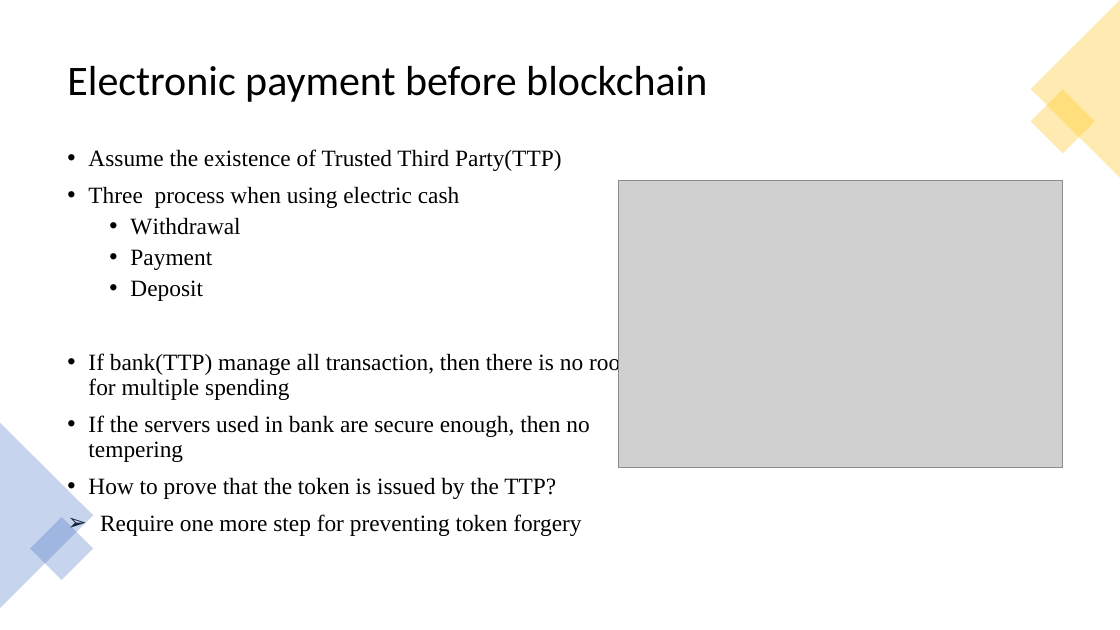
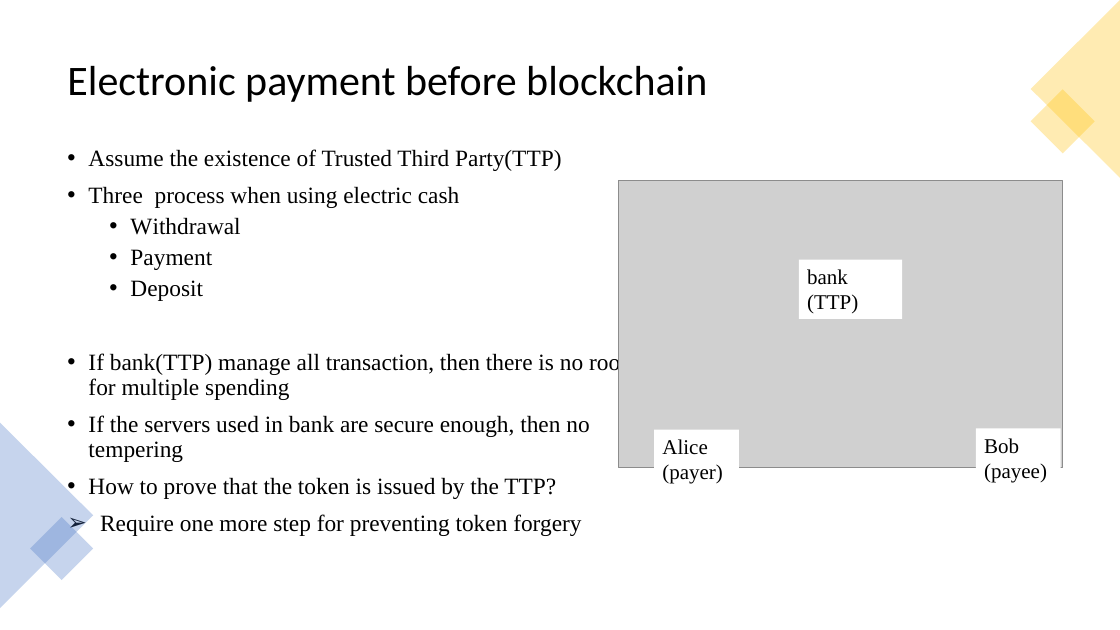
Before and after one commit to hikasenworkspace/stock_study, a slide deck: slide 6 of blockchain/bitcoin.pptx (slide 3 before the commit). Drawn at 1120x630 pixels with LibreOffice and Linux fonts; fonts in the diff are those of the drawing; grey boxes stand for pictures. Boxes give left, top, right and bottom in pixels: in the first picture for what was removed or moved away, otherwise in the second. Text is boxed around its words. In the diff, an @@ line names an element or a change of style, - is before the commit and + after.

```diff
--- a/blockchain/bitcoin.pptx
+++ b/blockchain/bitcoin.pptx
@@ rectangle added at bbox=[799, 260, 902, 319], fill #FFFFFF, 18 pt, text #000000 @@
+bank
+(TTP)
@@ rectangle added at bbox=[655, 430, 739, 490], fill #FFFFFF, 18 pt, text #000000 @@
+Alice
+(payer)
@@ rectangle added at bbox=[976, 429, 1061, 488], fill #FFFFFF, 18 pt, text #000000 @@
+Bob
+(payee)
```
Also in this commit, not shown: 9 other slides changed, 3 slides added.
